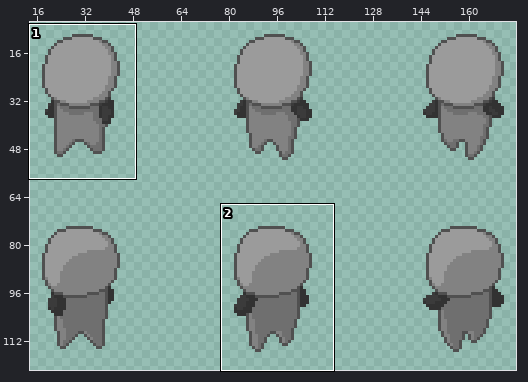
File history of a sprite sheet, Assets/Graphics/Sprites/player_3x2_spritesheet_64x64.png. The picture above shows the old version from afar; the outline marks the close-up.
Close-up. First the earlier version:
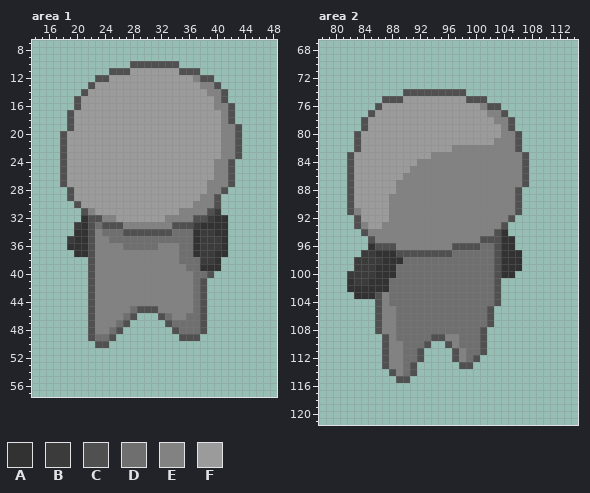
The file is 192x128 pixels. Pixels under 10% opacity are left out. Colours within 5 levels of each other are drawn and written as one. Shown: area 1: x 14..48, y 7..57; area 2: x 78..114, y 67..121. The wide view leaves out empty margins. The commit also changed other parts of the picture, which this record leaves out.
Palette (. is transparent): A #323232  B #3b3b3b  C #505050  D #6f6f6f  E #828282  F #9b9b9b
The same view after the edit:
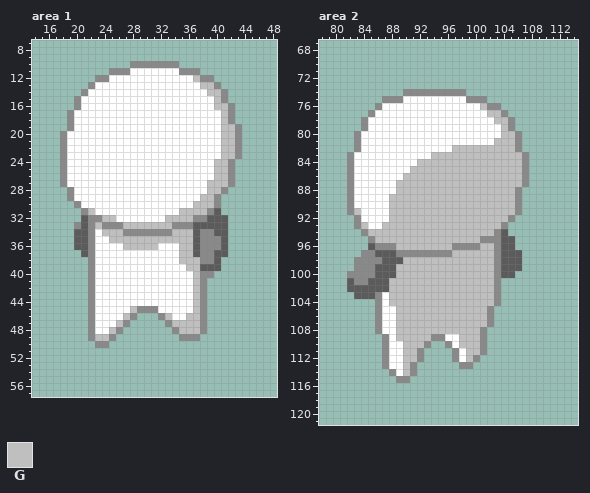
Colours new in this view: G #bfbfbf
The exact change:
colour A: #323232 -> #5b5b5b
colour C: #505050 -> #898989
colour F: #9b9b9b -> #ffffff
Changed rows in their new state; - is a pixel that keeps its letter.
Area 1:
first column x 19:
12 ------------------G-----
13 -------------------GG---
14 --------------------GG--
15 ---------------------G--
16 ---------------------GG-
17 ----------------------G-
18 ----------------------G-
19 ----------------------GG
20 ----------------------GG
21 ----------------------GG
22 ----------------------GG
23 ----------------------GG
24 ---------------------GG-
25 ---------------------GG-
26 ---------------------GG-
27 --------------------GGG-
28 --------------------GG--
29 -------------------GG---
30 ------------------GGG---
31 ---G------------GGGG-A--
32 -----GG-------GGGG--A---
33 -C--G---GGGGGGG---A-----
34 ----FGGG-------GGG-CC---
35 .---FFGGGGGGGGGGGG-CCC--
36 .---FFFFGGGGGFFFGG-CCC--
37 -.--FFFFFFFFFFFFGG-CC---
38 ----FFFFFFFFFFFFGGGCC---
39 ----FFFFFFFFFFFFFGG-----
40 ----FFFFFFFFFFFFFFGC----
41 ----FFFFFFFFFFFFFFG-----
42 ----FFFFFFFFFFFFFFG-----
43 ----FFFFFFFFFFFFFFG-----
44 ----FFFFFFFFFFFFFFG-----
45 ----FFFFFG---FFFFFG-----
46 ----FFFFG-----GFFGG-----
47 ----FFFG-------GGGG-----
48 ----FFG---------GGG-----
49 ----GG------------------
Area 2:
first column x 82:
 76 -------------------G-----
 77 --------------------GG---
 78 ---------------------GG--
 79 ----------------------G--
 80 ----------------------GG-
 81 ---------------------GGG-
 82 ---------------GGGGGGGGG-
 83 ------------GGGGGGGGGGGGG
 84 ----------GGGGGGGGGGGGGGG
 85 ---------GGGGGGGGGGGGGGGG
 86 --------GGGGGGGGGGGGGGGGG
 87 -------GGGGGGGGGGGGGGGGGG
 88 -------GGGGGGGGGGGGGGGGG-
 89 ------GGGGGGGGGGGGGGGGGG-
 90 ------GGGGGGGGGGGGGGGGGG-
 91 -G----GGGGGGGGGGGGGGGGGG-
 92 ------GGGGGGGGGGGGGGGGG--
 93 --G--GGGGGGGGGGGGGGGGG---
 94 ---GGGGGGGGGGGGGGGGGG----
 95 ----GGGGGGGGGGGGGGG------
 96 -------GGGGGGGG----GG----
 97 --CC-----------GGGGGG----
 98 -CCCC---GGGGGGGGGGGGG----
 99 -CCC---GGGGGGGGGGGGGG----
100 CCCC---GGGGGGGGGGGGGG----
101 -CC---GGGGGGGGGGGGGGG----
102 ------GGGGGGGGGGGGGGG----
103 -----FGGGGGGGGGGGGGGG----
104 -----FGGGGGGGGGGGGGGG----
105 -----FFGGGGGGGGGGGGG-----
106 -----FFGGGGGGGGGGGGG-----
107 -----FFGGGGGGGGGGGGG-----
108 -----FFGGGGGGGGGGGG------
109 ------FGGGGG--FFGGG------
110 ------FFGGG----FGGG------
111 ------FFGG------FGG------
112 ------FFGG------FG-------
113 ------FFG----------------
114 -------FG----------------
